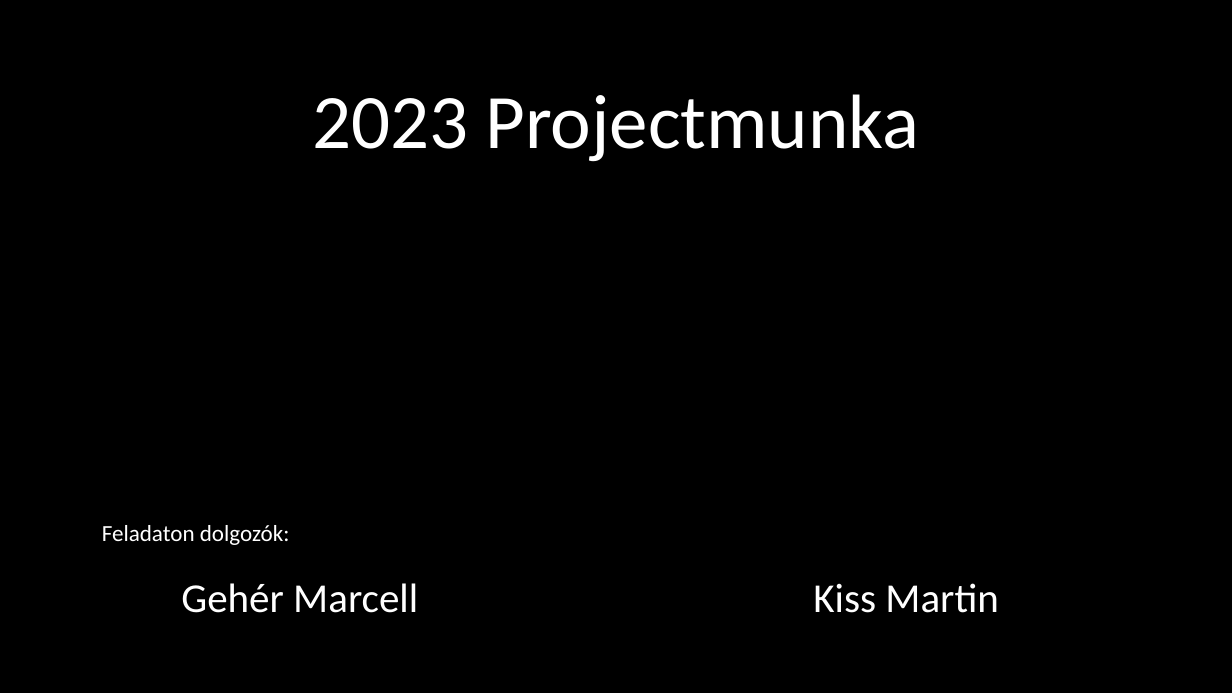
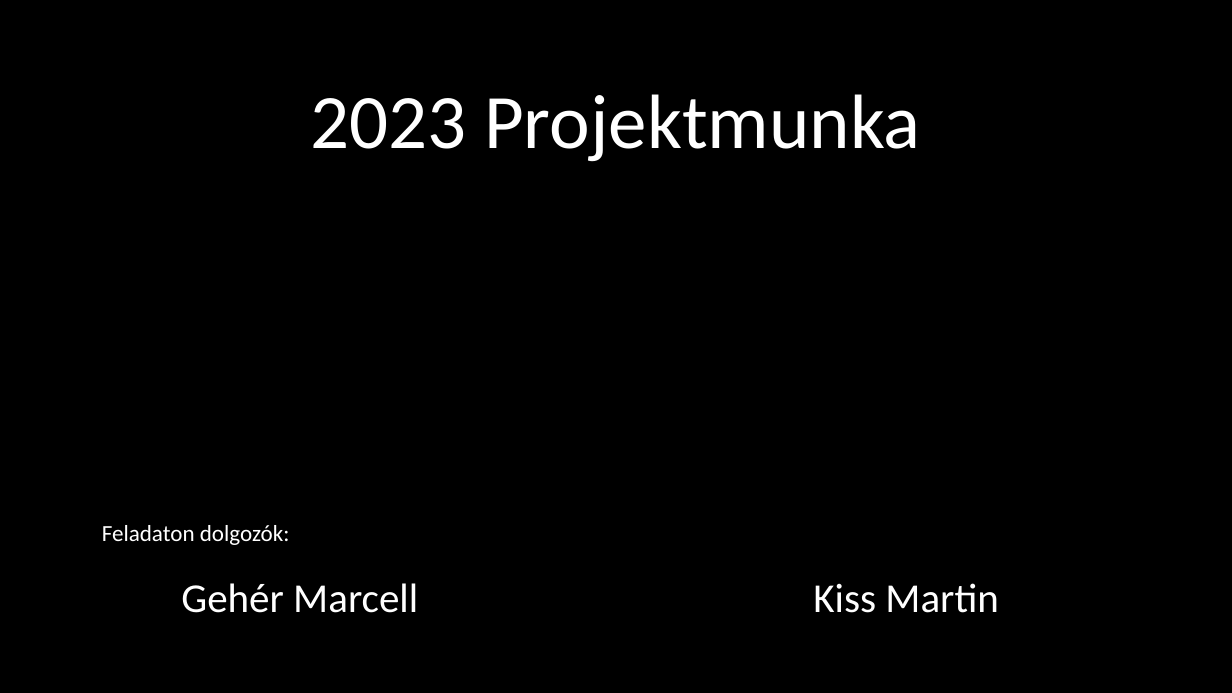
Before and after one commit to Geher-Marcell/Proj1-Epitmenyado-10A_B, a slide deck: slide 1 of BEMUTATÓ.pptx. Drawn at 1232x693 pixels with LibreOffice and Linux fonts; fonts in the diff are those of the drawing; background and template pictures are left out. Boxes give left, top, right and bottom in pixels: in the first picture for what was removed or moved away, otherwise in the second. Text is boxed around its words. In the diff, an @@ line names an element or a change of style, - is before the commit and + after.

```diff
--- a/BEMUTATÓ.pptx
+++ b/BEMUTATÓ.pptx
@@ text at (x1=311, y1=94, x2=921, y2=162): text changed @@
-2023 Projectmunka
+2023 Projektmunka
```
Also in this commit, not shown: 2 other slides changed.
